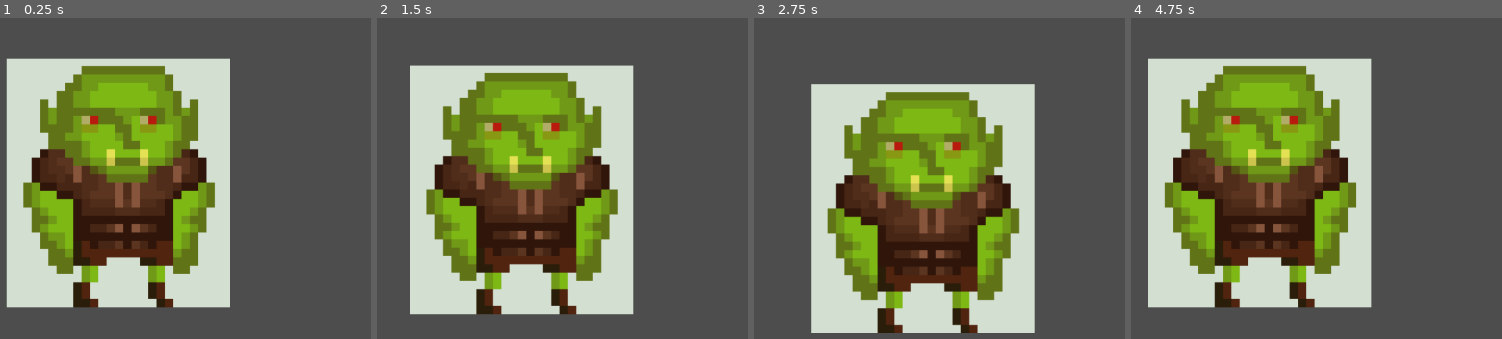
Above: before the commit, frames 1-4 (left to right).
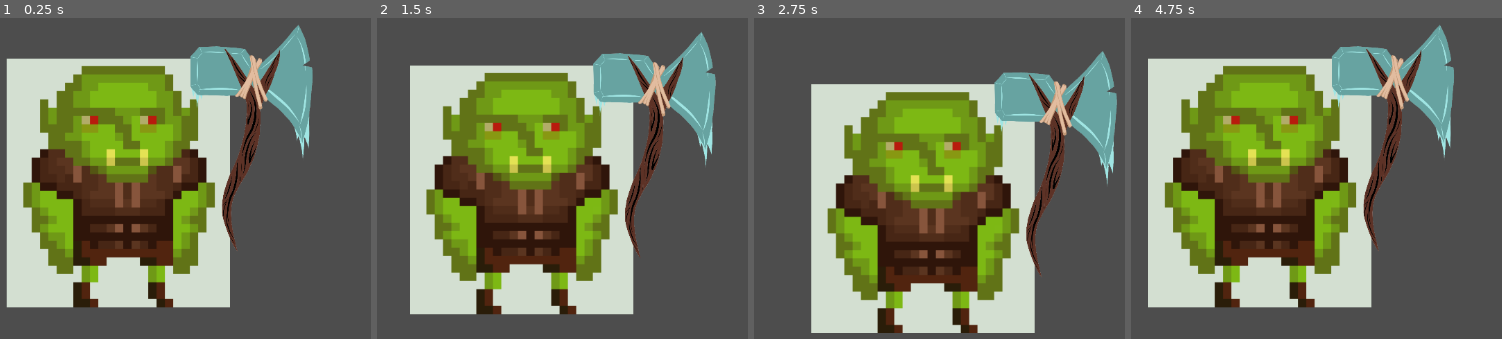
Above: after the commit, the same moments.

Repository: RNSM-Games/godot-gmtk-jam-2023
Game: Godot game, scene res://scenes/creature.tscn
Two runs of this game, one before a commit and one after it. Both use one fixed random seed, a clock stepped at 60 frames per second and the inputs below.
Inputs (mouse positions are in pixels of both pictures, inside the frame that each line leads up to):
- Up to frame 1 (0.25 s): no input
- Up to frame 2 (1.5 s): tap Enter at 0.5 s; move the mouse to (673, 156) at 0.52 s; hold Right (right) 0.53-1.28 s; hold Right mouse button (Ability) 0.53-1.28 s; click (673, 156) at 0.8 s; move the mouse to (outside the picture) at 1.27 s; hold Down (down) from 1.28 s (still down); click (outside the picture) at 1.35 s
- Up to frame 3 (2.75 s): right-click (outside the picture) at 1.55 s; move the mouse to (958, 78) at 2.02 s; release Down (down) at 2.03 s; hold Right (right) from 2.03 s (still down); hold Right mouse button (Ability) from 2.03 s (still down); click (958, 78) at 2.3 s
- Up to frame 4 (4.75 s): move the mouse to (1212, 268) at 2.77 s; release Right (right) at 2.78 s; release Right mouse button (Ability) at 2.78 s; hold Up (up) 2.78-3.53 s; click (1212, 268) at 2.85 s; right-click (1212, 268) at 3.05 s; move the mouse to (1494, 245) at 3.52 s; hold Right mouse button (Ability) 3.53-4.28 s; hold Left (left) from 3.53 s (still down); click (1494, 245) at 3.8 s; move the mouse to (outside the picture) at 4.27 s; click (outside the picture) at 4.35 s; right-click (outside the picture) at 4.55 s

The runs differ from the first frame. In frame 1, 7.5% of the frame differs, in the area x 51-85%, y 2-73%; in frame 2, 7.5%; in frame 3, 7.5%; in frame 4, 7.6%, in the area x 54-88%, y 2-73%.
Error before the commit: Invalid access to property or key 'PlayerController' on a base object of type 'CharacterBody2D (PlayerController.gd)'. (res://scripts/Creature/Abilities/Dash.g…
Error after the commit: Invalid assignment of property or key 'weapon' with value of type 'Node2D (MeleeWeapon)' on a base object of type 'Node2D (Orc)'. (res://scripts/Creature/Creat…

Commit message:
getting animation

Diff:
--- a/project.godot
+++ b/project.godot
@@ -42,6 +42,11 @@
 "events": [Object(InputEventMouseButton,"resource_local_to_scene":false,"resource_name":"","device":-1,"window_id":0,"a …(253 unchanged characters)…
 ]
 }
+attack={
+"deadzone": 0.5,
+"events": [Object(InputEventMouseButton,"resource_local_to_scene":false,"resource_name":"","device":-1,"window_id":0,"alt_pressed":false,"shift_pressed":false,"ctrl_pressed":false,"meta_pressed":false,"button_mask":1,"position":Vector2(389, 31),"global_position":Vector2(397, 115),"factor":1.0,"button_index":1,"canceled":false,"pressed":true,"double_click":false,"script":null)
+]
+}
 
 [rendering]
 
--- /dev/null
+++ b/scenes/Test.tscn
@@ -0,0 +1,12 @@
+[gd_scene load_steps=3 format=3 uid="uid://cwdpe2i4jwy56"]
+
+[ext_resource type="PackedScene" uid="uid://c8ycxlb0oc011" path="res://scenes/creature.tscn" id="1_f5lw2"]
+[ext_resource type="PackedScene" uid="uid://d32pe4yclug6" path="res://melee_weapon.tscn" id="2_4wim6"]
+
+[node name="Test" type="Node"]
+
+[node name="MeleeWeapon" parent="." instance=ExtResource("2_4wim6")]
+position = Vector2(13, 1)
+rotation = -1.5708
+
+[node name="creature" parent="." instance=ExtResource("1_f5lw2")]
--- a/scenes/creature.tscn
+++ b/scenes/creature.tscn
@@ -1,29 +1,28 @@
-[gd_scene load_steps=5 format=3 uid="uid://df5w6j0sqxdht"]
+[gd_scene load_steps=5 format=3 uid="uid://c8ycxlb0oc011"]
 
 [ext_resource type="Script" path="res://scripts/Creature/Creatures/Orc.gd" id="1_gfria"]
 [ext_resource type="Script" path="res://scripts/PlayerController.gd" id="1_ihk3i"]
-[ext_resource type="Script" path="res://scripts/Creature/Abilities/Dash.gd" id="3_b3fc8"]
+[ext_resource type="PackedScene" uid="uid://d32pe4yclug6" path="res://melee_weapon.tscn" id="3_8stic"]
 
 [sub_resource type="CapsuleShape2D" id="CapsuleShape2D_6nqvy"]
 
-[node name="scene" type="Node"]
+[node name="creature" type="Node"]
 
-[node name="creature" type="Node2D" parent="."]
+[node name="Node2D" type="Node2D" parent="."]
 script = ExtResource("1_gfria")
 
-[node name="CharacterBody2D" type="CharacterBody2D" parent="creature"]
+[node name="CharacterBody2D" type="CharacterBody2D" parent="Node2D"]
 script = ExtResource("1_ihk3i")
 
-[node name="Sprite2D" type="Sprite2D" parent="creature/CharacterBody2D"]
+[node name="Sprite2D" type="Sprite2D" parent="Node2D/CharacterBody2D"]
 
-[node name="Hitbox" type="CollisionShape2D" parent="creature/CharacterBody2D"]
+[node name="CollisionShape2D" type="CollisionShape2D" parent="Node2D/CharacterBody2D"]
 position = Vector2(5.89993, -6.30002)
-scale = Vector2(1, 1)
 shape = SubResource("CapsuleShape2D_6nqvy")
 
-[node name="Ability" type="Node2D" parent="creature"]
-script = ExtResource("3_b3fc8")
+[node name="MeleeWeapon" parent="Node2D/CharacterBody2D" instance=ExtResource("3_8stic")]
+position = Vector2(198, -144)
+rotation = -1.5708
 
 [node name="Camera2D" type="Camera2D" parent="."]
 position = Vector2(5.89993, -6.30002)
-scale = Vector2(1, 1)
--- a/scripts/Creature/Creatures/Orc.gd
+++ b/scripts/Creature/Creatures/Orc.gd
@@ -4,6 +4,7 @@
 
 
 @export var image : String
+
 
 func _init():
 	self.health = 50
@@ -15,9 +16,12 @@
 	sprite = get_node("CharacterBody2D/Sprite2D")
 	sprite.texture = load(image)
 	self.ability = get_node("Ability")
+	self.weapon = get_node("CharacterBody2D/MeleeWeapon")
 
 
 func _input(event):
+	if event.is_action_pressed("attack"):
+		weapon.action()
 	if event.is_action_pressed("Ability"):
 		print("HEllo")
 		ability.action()
